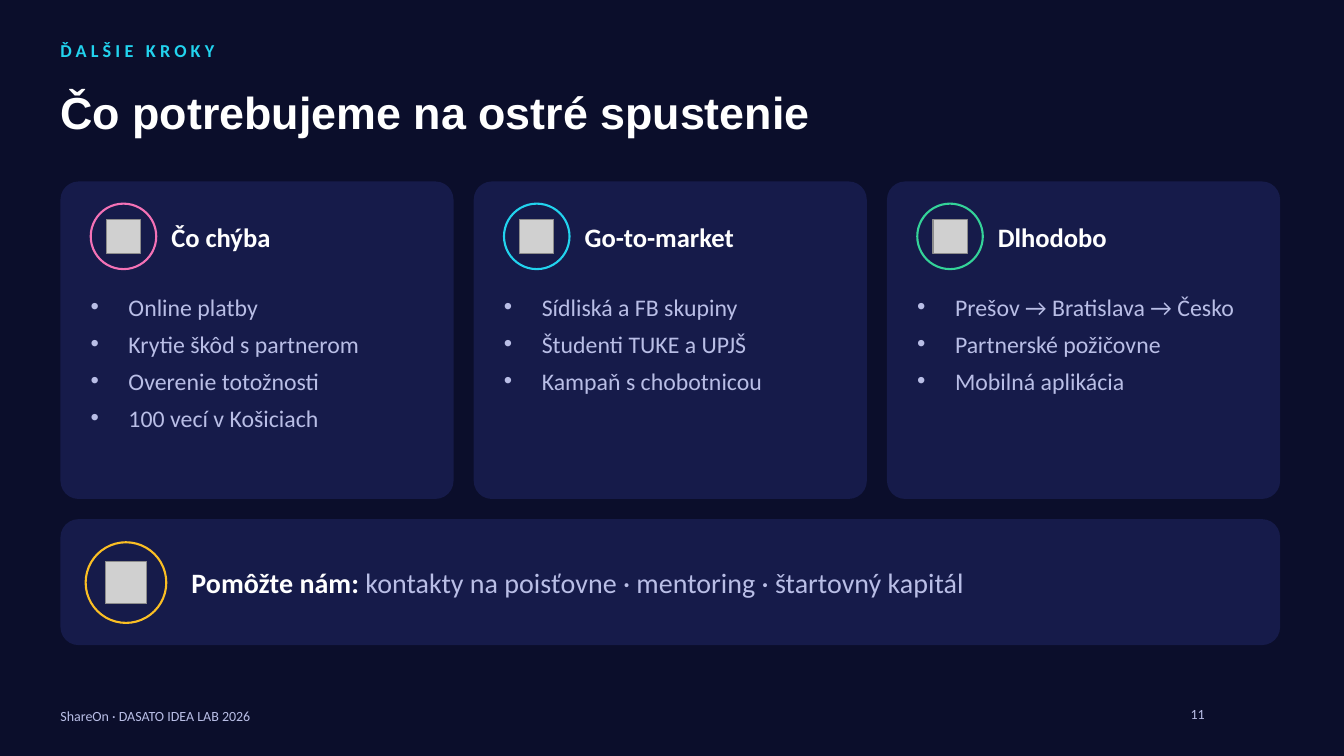
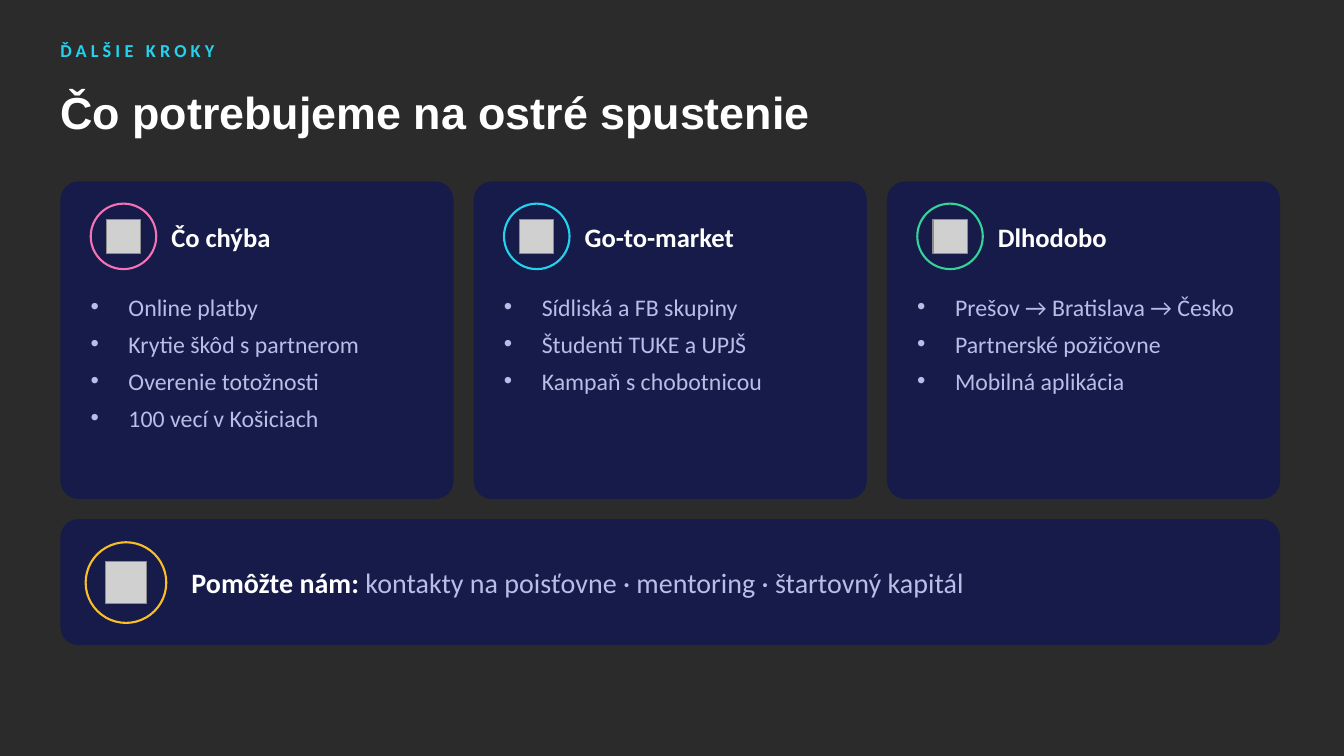
Before and after one commit to samueljurik5-web/shareon, a slide deck: slide 10 of docs/pitch/ShareOn-pitch-deck.pptx (slide 11 before the commit). Drawn at 1344x756 pixels with LibreOffice and Linux fonts; fonts in the diff are those of the drawing; grey boxes stand for pictures; background and template pictures are left out; a plain dark background stands for a picture behind light text. Boxes give left, top, right and bottom in pixels: in the first picture for what was removed or moved away, otherwise in the second. Text is boxed around its words. In the diff, an @@ line names an element or a change of style, - is before the commit and + after.

```diff
--- a/docs/pitch/ShareOn-pitch-deck.pptx
+++ b/docs/pitch/ShareOn-pitch-deck.pptx
@@ background #0B0E2B to picture (left out) @@
@@ text removed at box(60, 711, 250, 721) @@
-ShareOn · DASATO IDEA LAB 2026
@@ page number removed at box(1191, 710, 1205, 719) @@
-11
```
Also in this commit, not shown: 9 other slides changed, 1 slide added, 2 slides removed, 1 other file.
